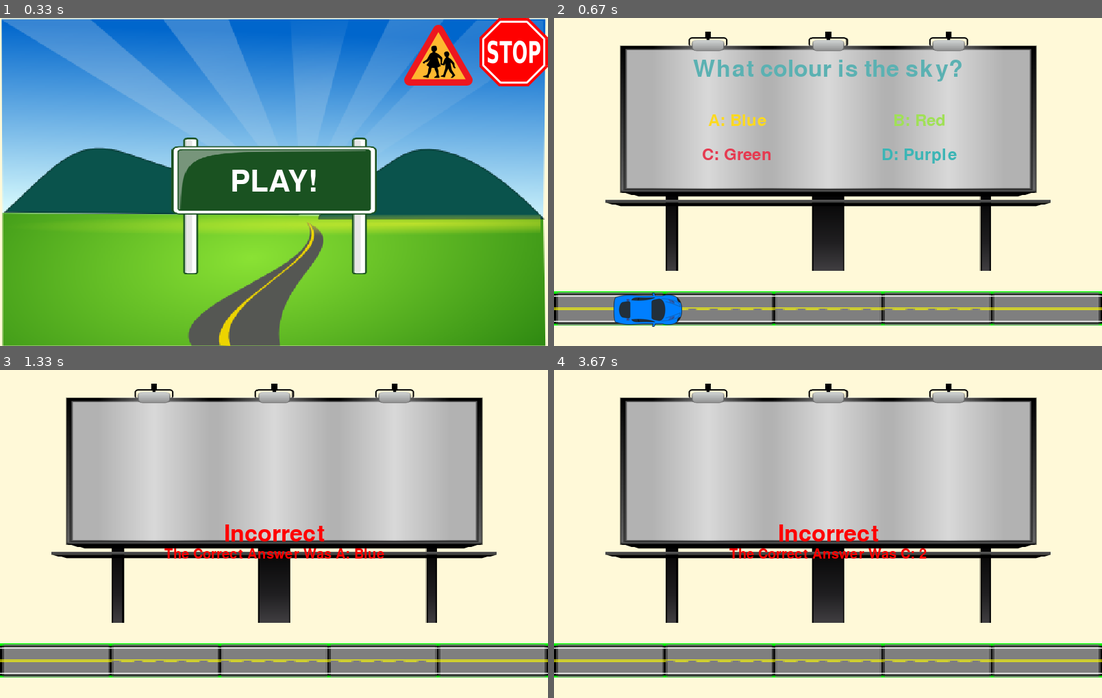
Above: before the commit, frames 1-4 (two rows, left to right).
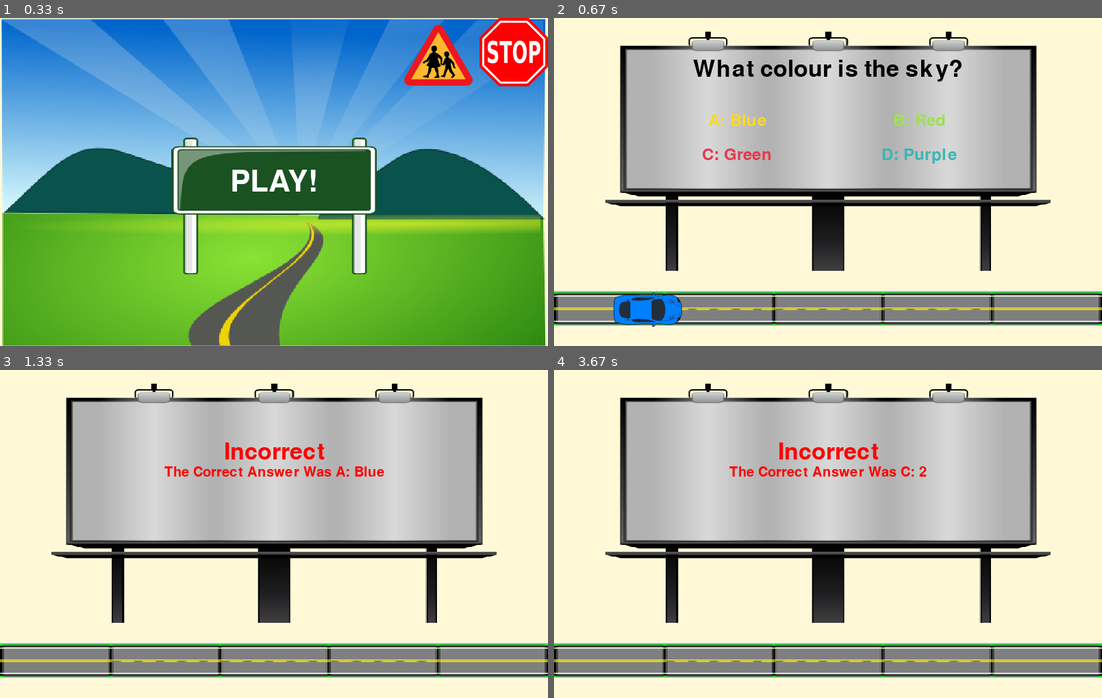
Above: after the commit, the same moments.

Repository: danielchriscarter/PiRight
Game: pygame game, started from home.py
The game is run twice, just before and just after one commit, with the same random seed, the same clock (stepped at 60 frames per second) and the same inputs.
Inputs (mouse positions are in pixels of both pictures, inside the frame that each line leads up to):
- Up to frame 1 (0.33 s): no input
- Up to frame 2 (0.67 s): press the mouse at (828, 175) at 0.37 s; move the mouse to (740, 152) at 0.47 s; release the mouse at (658, 132) at 0.6 s
- Up to frame 3 (1.33 s): hold D 0.67-1.13 s; move the mouse to (356, 419) at 0.7 s
- Up to frame 4 (3.67 s): hold A 1.67-2.2 s; hold A from 3.33 s (still down)

Frame 1 is identical in both runs. In frame 2, 1.1% of the frame differs, in the area x 25-75%, y 12-20%; in frame 3, 2.0%, in the area x 30-71%, y 22-58%; in frame 4, 1.8%.

Commit message:
Various minor fixes

Diff:
--- /dev/null
+++ b/buttons_non_pi.py
@@ -0,0 +1,8 @@
+def Setup(pins):
+    return
+
+def CheckPins(pins):
+    return 0
+
+def Cleanup():
+    return
--- a/logic.py
+++ b/logic.py
@@ -37,6 +37,7 @@
         self.choices['d'] = row['Answer D']
         self.correct = row['Correct Answer']
         self.answer = ''
+        self.duration = 0
 
     def checkAnswer(self):
         return self.correct.lower() == self.answer.lower()
--- a/pygame_output.py
+++ b/pygame_output.py
@@ -5,6 +5,7 @@
 import random
 import logic
 import buttons
+#import buttons_non_pi as buttons
 import re
 import virtualKeyboard
 from pygame_funcs import *
@@ -27,7 +28,7 @@
         name_entered = False
         index = 0
         startTime = time.time()
-        colour = self.RandomiseColour()
+        colour = (0,0,0) #self.RandomiseColour()
         back_btn = (300,300,200,120)
         car = pygame.image.load('images/light-blue-car-top-view-th.png')
         carSprite = pygame.transform.scale(car, (40, 20))
@@ -37,7 +38,6 @@
         road = pygame.transform.scale(road, (800, 50))
         carWidth = 70
         carHeight = 402
-        print (startTime)
 
         while 1:
             self.screen.fill((255, 249, 216))
@@ -62,7 +62,6 @@
                     self.screen.blit(car, (carWidth, carHeight))
                     carWidth+=1
                     if carWidth == 730:
-                        #finished = True
                         answered = True
                         self.quiz.questions[index].duration = time.time() - startTime
                 if(answered==True):
@@ -96,7 +95,8 @@
                     elif event.key == K_d:
                         self.quiz.questions[index].answer = "d"
                         answered = True
-                    carWidth = 70
+                    if(answered==True):
+                        carWidth = 70
 
             if(answered==True and finished==False):
                 if(ans_waiting == False):
@@ -111,7 +111,7 @@
                         finished = True
                     else:
                         index += 1
-                        colour = self.RandomiseColour()
+                        colour = (0,0,0) #self.RandomiseColour()
                         answered = False
                         ans_waiting = False
 
@@ -138,8 +138,8 @@
                     if self.quiz.questions[index].checkAnswer():
                         DisplayText(self.screen, "Correct!", 60, (0,255,0), x=self.width/2, y=self.height/4)
                     else:
-                        DisplayText(self.screen, "Incorrect", 50, (255,0,0), x=self.width/2, y=self.height/2)
-                        DisplayText(self.screen, "The Correct Answer Was " + self.quiz.questions[index].printCorrectAnswer(),  30, (255,0,0), x=self.width/2, y=self.height/2+30)
+                        DisplayText(self.screen, "Incorrect", 50, (255,0,0), x=self.width/2, y=self.height/4)
+                        DisplayText(self.screen, "The Correct Answer Was " + self.quiz.questions[index].printCorrectAnswer(),  30, (255,0,0), x=self.width/2, y=self.height/4+30)
 
 
             pygame.display.update()
